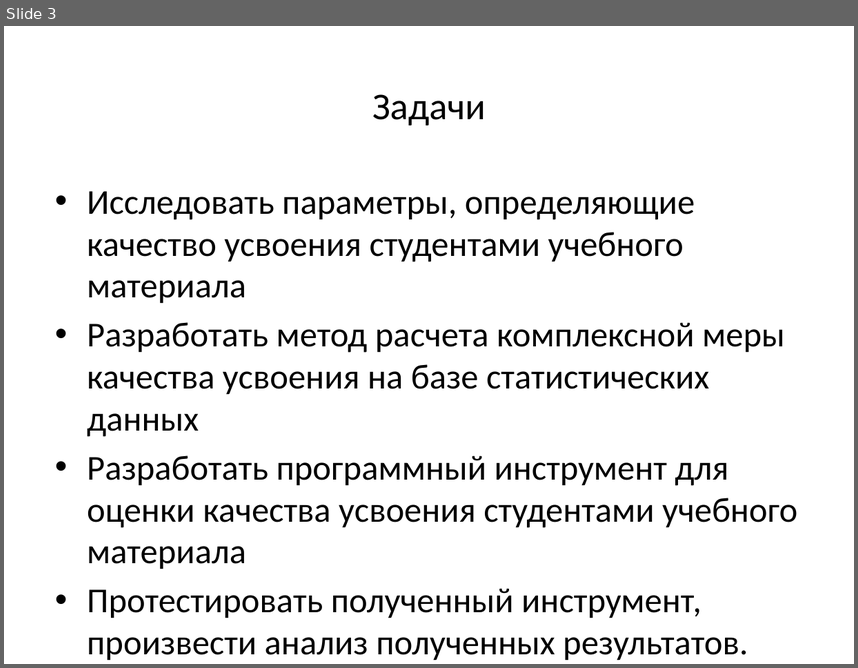
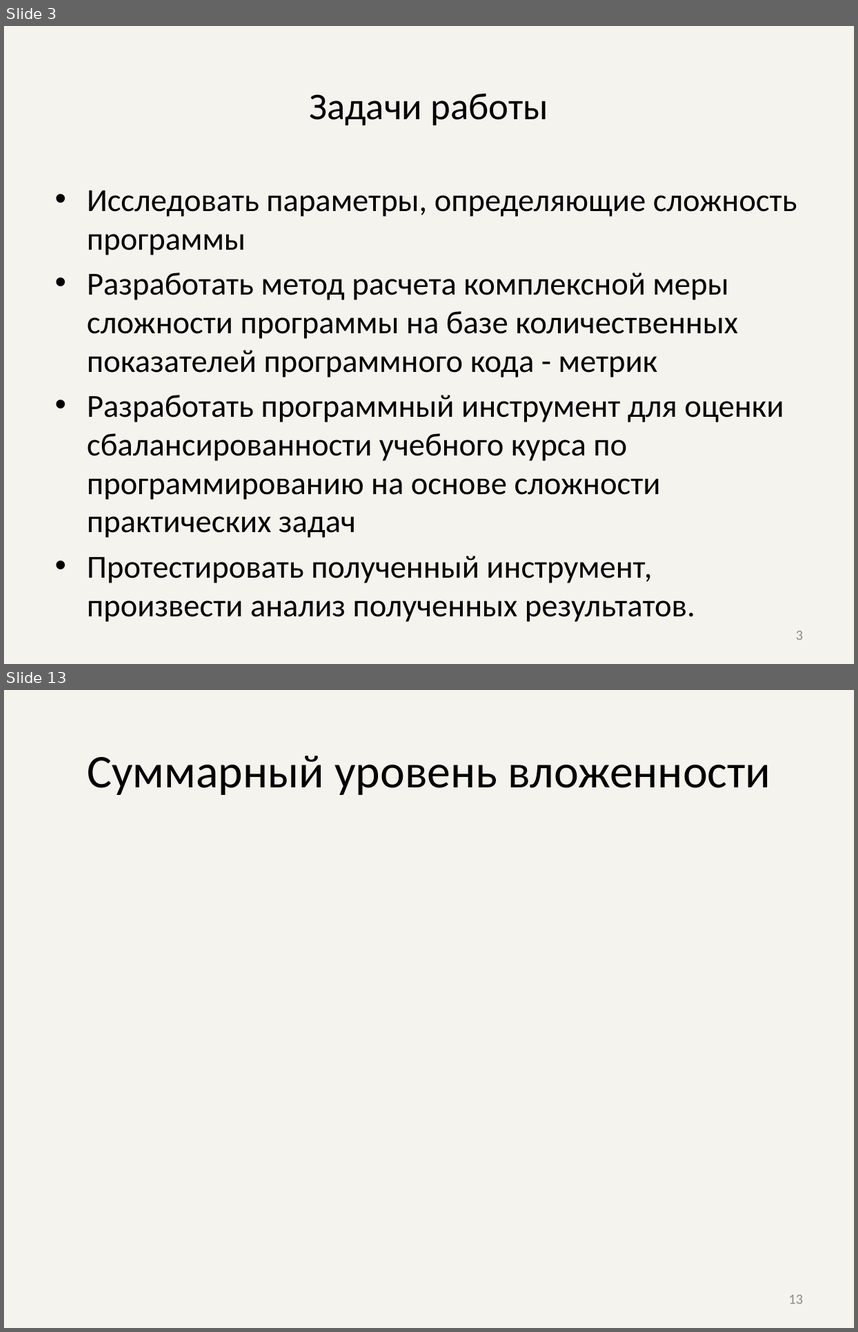
Before and after one commit to AlexDevyatov/Dissertation, a slide deck: Презентация.pptx. Shown one above the other, each under a label of ours: slide 3 before the commit, slides 3 and 13 after it; the slides between them are not shown. The pictures are 858x668 and 858x1332 pixels, drawn with LibreOffice and Linux fonts; fonts in the diff are those of the drawing; grey boxes stand for pictures. Boxes give left, top, right and bottom in pixels: in the first picture for what was removed or moved away, otherwise in the second. Text is boxed around its words. In the diff, an @@ line names an element or a change of style, - is before the commit and + after.

```diff
--- a/Презентация.pptx
+++ b/Презентация.pptx
@@ slide 13 added at bbox=[4, 690, 854, 1328], background #EEECE1 at 60% opacity @@
@@ title added at bbox=[87, 756, 771, 795], 39.6 pt, text #000000 @@
+Суммарный уровень вложенности
@@ page number added at bbox=[789, 1294, 803, 1303], 12 pt, text #8C8C8C @@
+13
@@ slide 3 changed as well @@
@@ background #FFFFFF to #EEECE1 at 60% opacity @@
@@ title at bbox=[309, 93, 548, 125]: text changed @@
-Задачи
+Задачи работы
@@ text at bbox=[87, 190, 797, 537]: text changed; size 29.6 to 27.2 pt @@
-• Исследовать параметры, определяющие качество усвоения студентами учебного материала
-• Разработать метод расчета комплексной меры качества усвоения на базе статистических данных
-• Разработать программный инструмент для оценки качества усвоения студентами учебного материала
+• Исследовать параметры, определяющие сложность программы
+• Разработать метод расчета комплексной меры сложности программы на базе количественных показателей программного кода - метрик
+• Разработать программный инструмент для оценки сбалансированности учебного курса по программированию на основе сложности практических задач
@@ text at bbox=[87, 555, 652, 583]: size 29.6 to 27.2 pt in "Протестировать полученный инструмент, произвести анализ полу ..." @@
@@ page number added at bbox=[796, 630, 803, 639], 12 pt, text #8C8C8C @@
+3
```
Also in this commit, not shown: 1 other slide changed, 17 other slides added, 7 slides removed, 13 other files.
